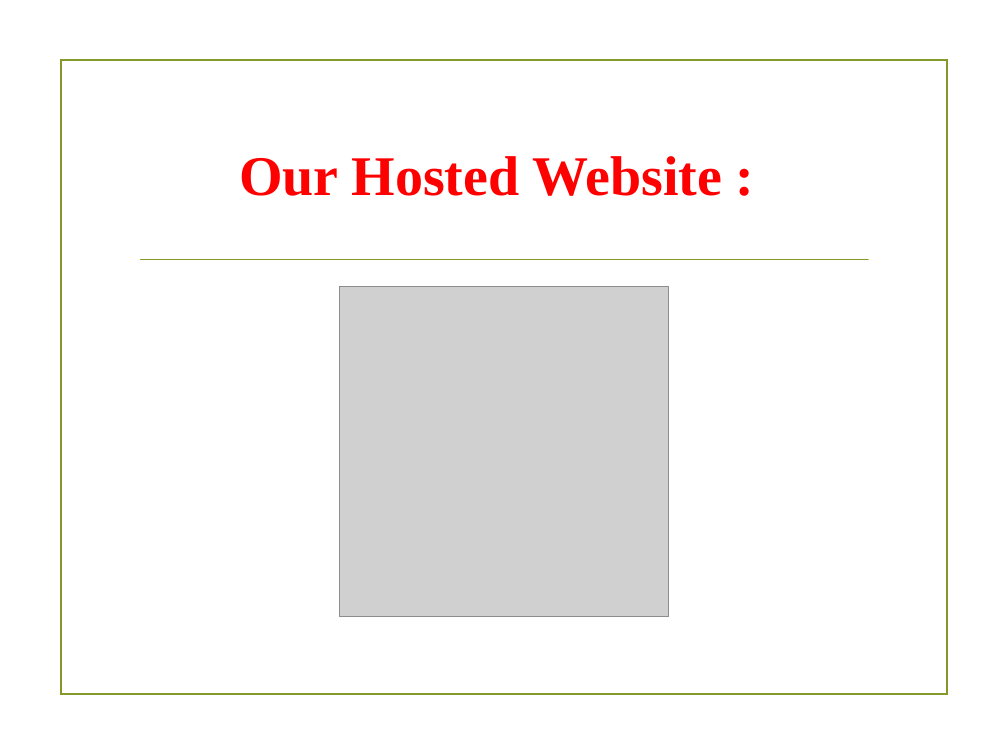
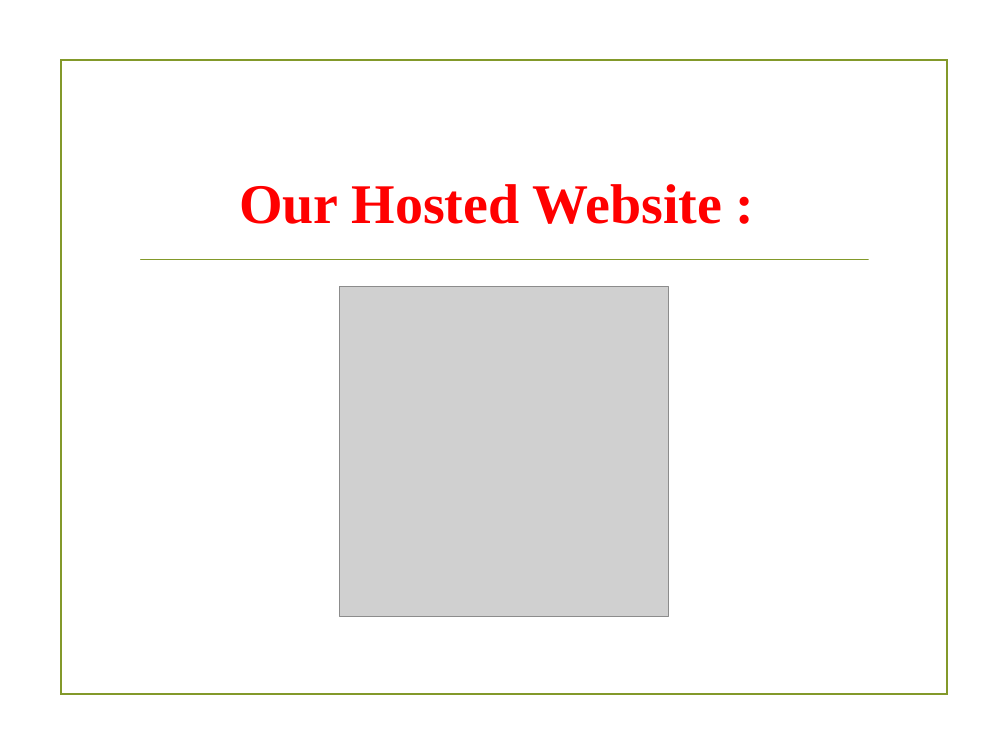
Before and after one commit to DevJSter/campusConnect, a slide deck: slide 17 of src/docs/MiniProject.pptx. Drawn at 1008x756 pixels with LibreOffice and Linux fonts; fonts in the diff are those of the drawing; grey boxes stand for pictures; background and template pictures are left out. Boxes give left, top, right and bottom in pixels: in the first picture for what was removed or moved away, otherwise in the second. Text is boxed around its words. In the diff, an @@ line names an element or a change of style, - is before the commit and + after.

```diff
--- a/src/docs/MiniProject.pptx
+++ b/src/docs/MiniProject.pptx
@@ title "Our Hosted Website :": place and size @@
-title "Our Hosted Website :" at <box>239,156,722,196</box>
+title "Our Hosted Website :" at <box>239,184,722,224</box>
```
Also in this commit, not shown: 1 other slide changed, 2 other files.
